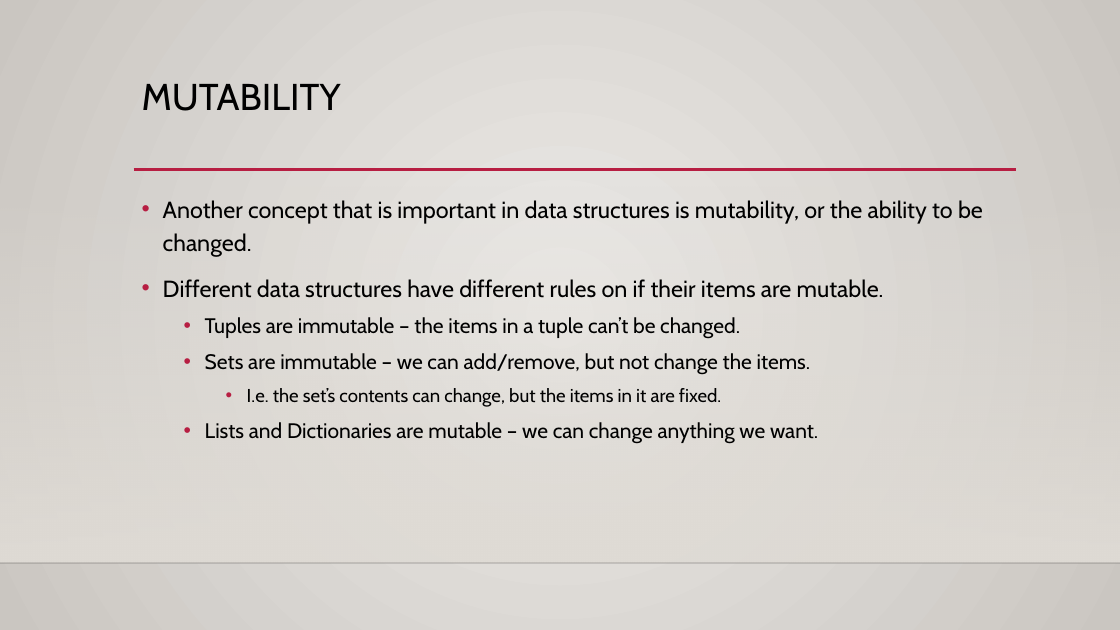
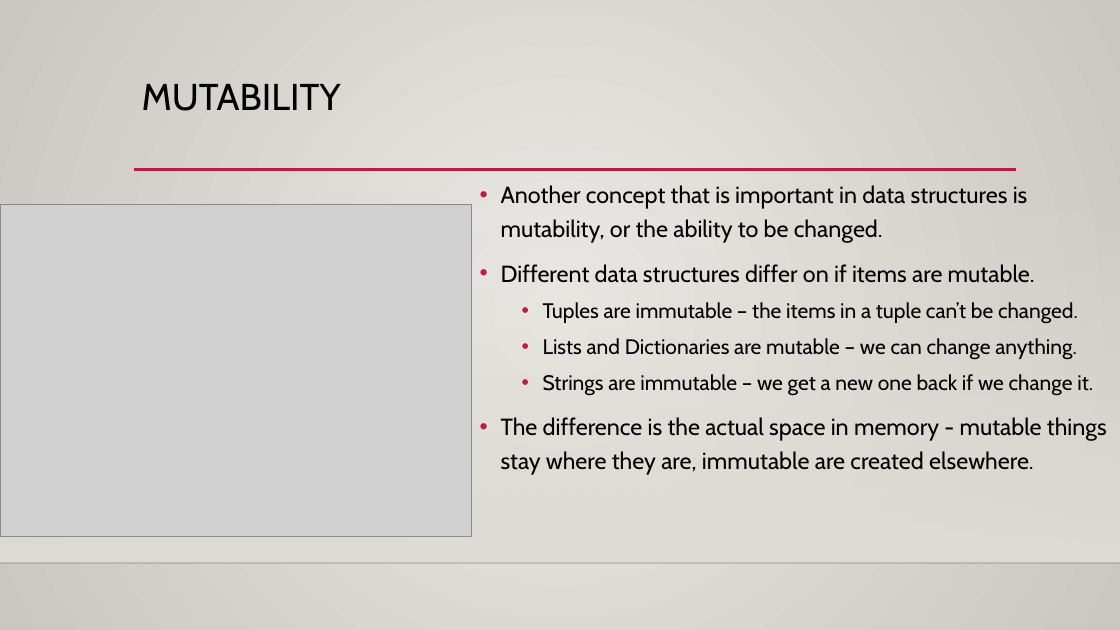
Before and after one commit to AkeemSemperDataScience/Programming_Basics_for_Machine_Learning_Students, a slide deck: slide 12 of reference_material/slides/007_other_data_structures.pptx (slide 5 before the commit). Drawn at 1120x630 pixels with LibreOffice and Linux fonts; fonts in the diff are those of the drawing; grey boxes stand for pictures; background and template pictures are left out. Boxes give left, top, right and bottom in pixels: in the first picture for what was removed or moved away, otherwise in the second. Text is boxed around its words. In the diff, an @@ line names an element or a change of style, - is before the commit and + after.

```diff
--- a/reference_material/slides/007_other_data_structures.pptx
+++ b/reference_material/slides/007_other_data_structures.pptx
@@ text "Another concept that is important ...": place and size @@
-text "Another concept that is important ..." at [163,200,983,444]
+text "Another concept that is important ..." at [501,185,1107,475]
@@ picture added at [0,204,471,537] @@
@@ text at [501,264,1035,283]: text changed @@
-• Different data structures have different rules on if their items are mutable.
+• Different data structures differ on if items are mutable.
@@ text at [501,338,1107,475]: text changed @@
-  • Sets are immutable – we can add/remove, but not change the items.
-    • I.e. the set’s contents can change, but the items in it are fixed.
-  • Lists and Dictionaries are mutable – we can change anything we want.
+  • Lists and Dictionaries are mutable – we can change anything.
+  • Strings are immutable – we get a new one back if we change it.
+• The difference is the actual space in memory - mutable things stay where they are, immutable are created elsewhere.
```
Also in this commit, not shown: 7 other slides changed, 13 slides added, 1 slide removed, 5 other files.
